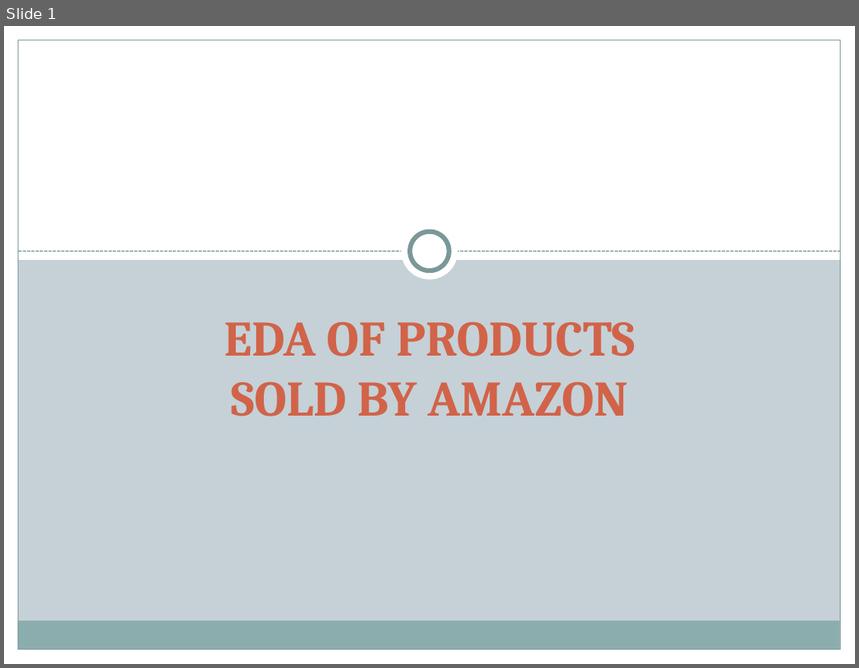
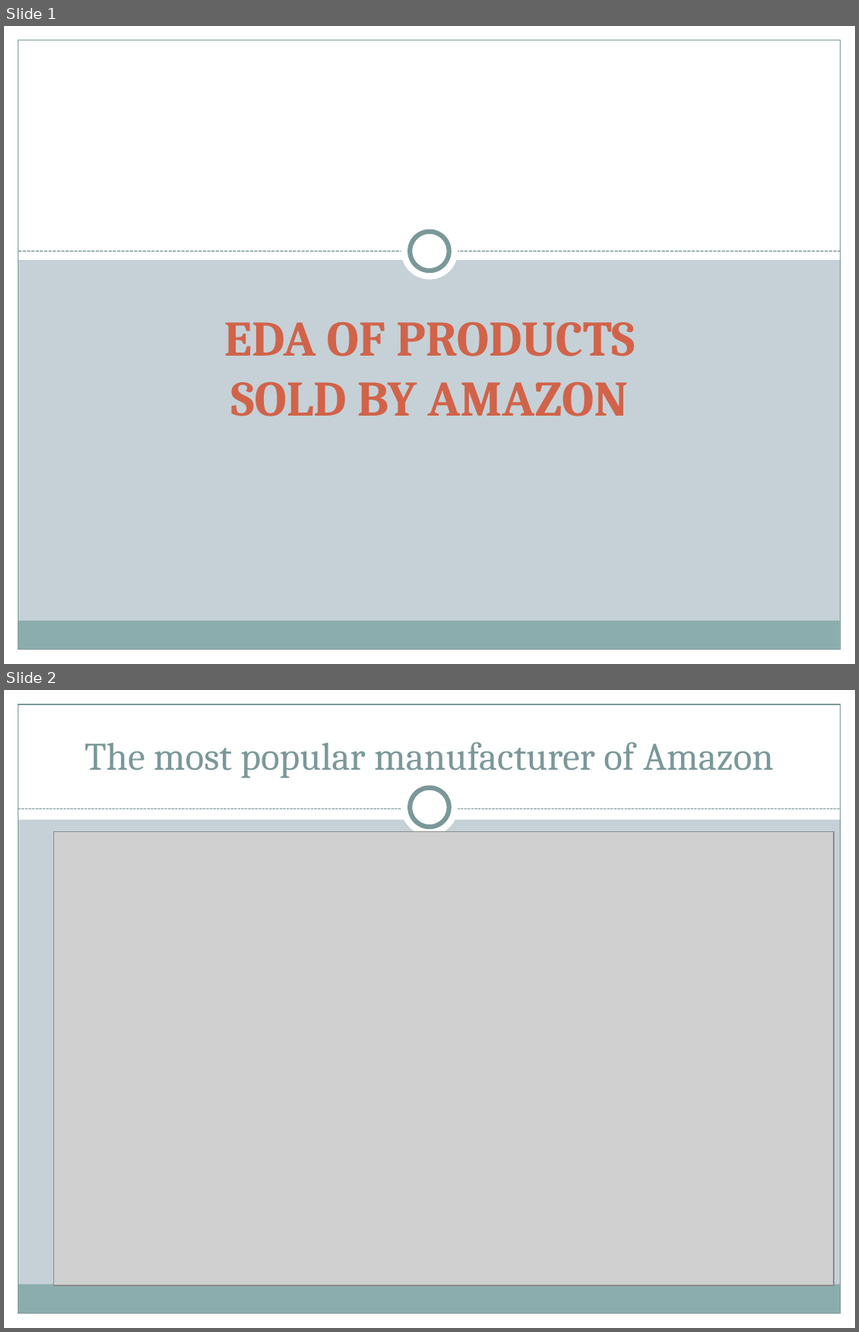
Before and after one commit to AshaSharmaGitHub/CDF-Project, a slide deck: Project-PPT.pptx. Shown one above the other, each under a label of ours: slide 1 before the commit, slides 1 and 2 after it. The pictures are 859x668 and 859x1332 pixels, drawn with LibreOffice and Linux fonts; fonts in the diff are those of the drawing; grey boxes stand for pictures. Boxes give left, top, right and bottom in pixels: in the first picture for what was removed or moved away, otherwise in the second. Text is boxed around its words. In the diff, an @@ line names an element or a change of style, - is before the commit and + after.

Commit message:
Modified the PPT

```diff
--- a/Project-PPT.pptx
+++ b/Project-PPT.pptx
@@ slide 2 added at (4,690,855,1328), background #C5D1D7; not listed: 5 template elements that a slide beside it also shows @@
@@ rectangle added at (4,690,855,819), fill #FFFFFF @@
@@ title added at (85,742,774,778), 33 pt, text #7C999A @@
+The most popular manufacturer of Amazon
@@ ellipse added at (401,780,458,837), fill #FFFFFF @@
@@ ellipse added at (410,788,449,827), fill #FFFFFF, outline #7C999A 4 pt @@
@@ line added from (18, 809) to (841, 809), #7C999A 0.75 pt dashed @@
@@ picture added at (53,832,834,1286) @@
```
Also in this commit, not shown: 5 other slides added, 1 slide removed.
